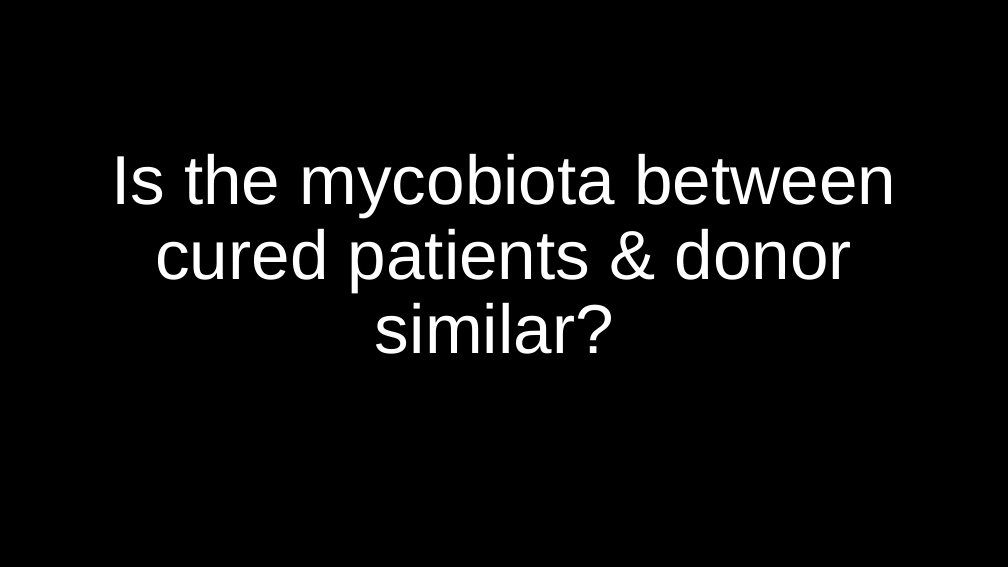
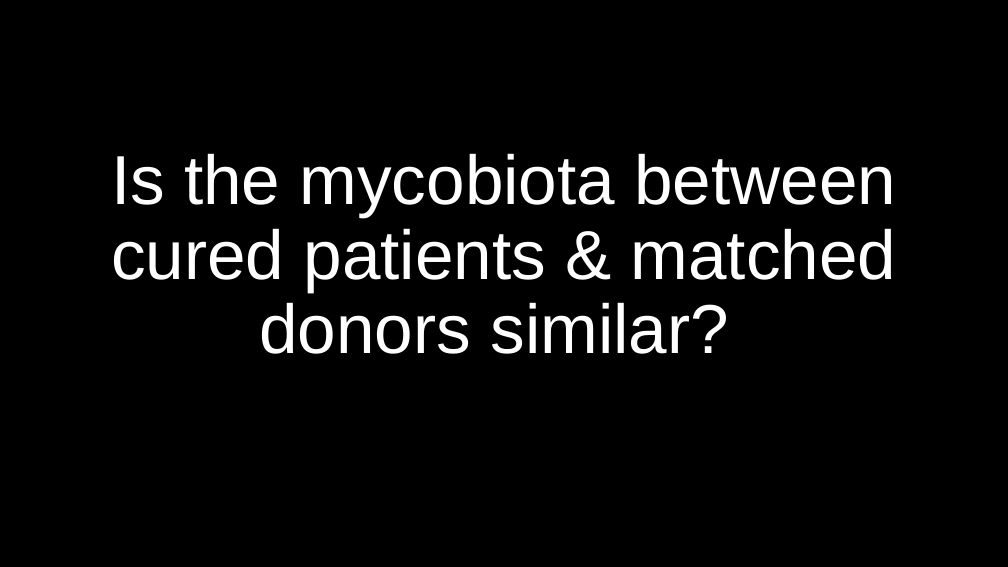
Before and after one commit to MyGitUse/MBIO7160, a slide deck: slide 5 of FinalProject/191128_Presentation_NM.pptx. Drawn at 1008x567 pixels with LibreOffice and Linux fonts; fonts in the diff are those of the drawing. Boxes give left, top, right and bottom in pixels: in the first picture for what was removed or moved away, otherwise in the second. Text is boxed around its words. In the diff, an @@ line names an element or a change of style, - is before the commit and + after.

```diff
--- a/FinalProject/191128_Presentation_NM.pptx
+++ b/FinalProject/191128_Presentation_NM.pptx
@@ text at (111,153,897,354): text changed @@
-Is the mycobiota between cured patients & donor similar?
+Is the mycobiota between cured patients & matched donors similar?
```
Also in this commit, not shown: 2 other files.
